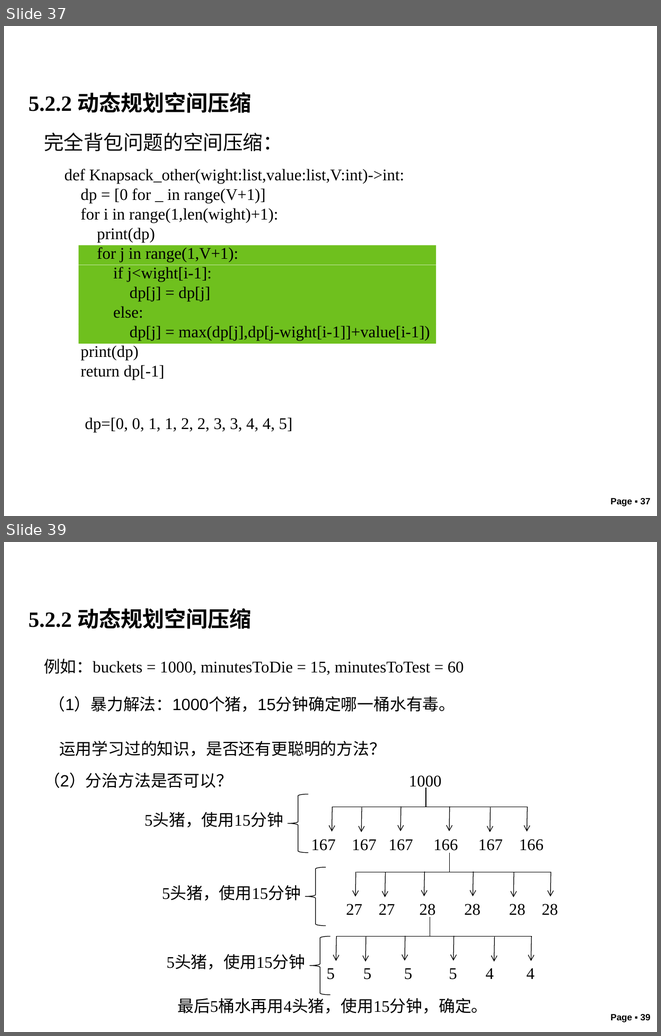
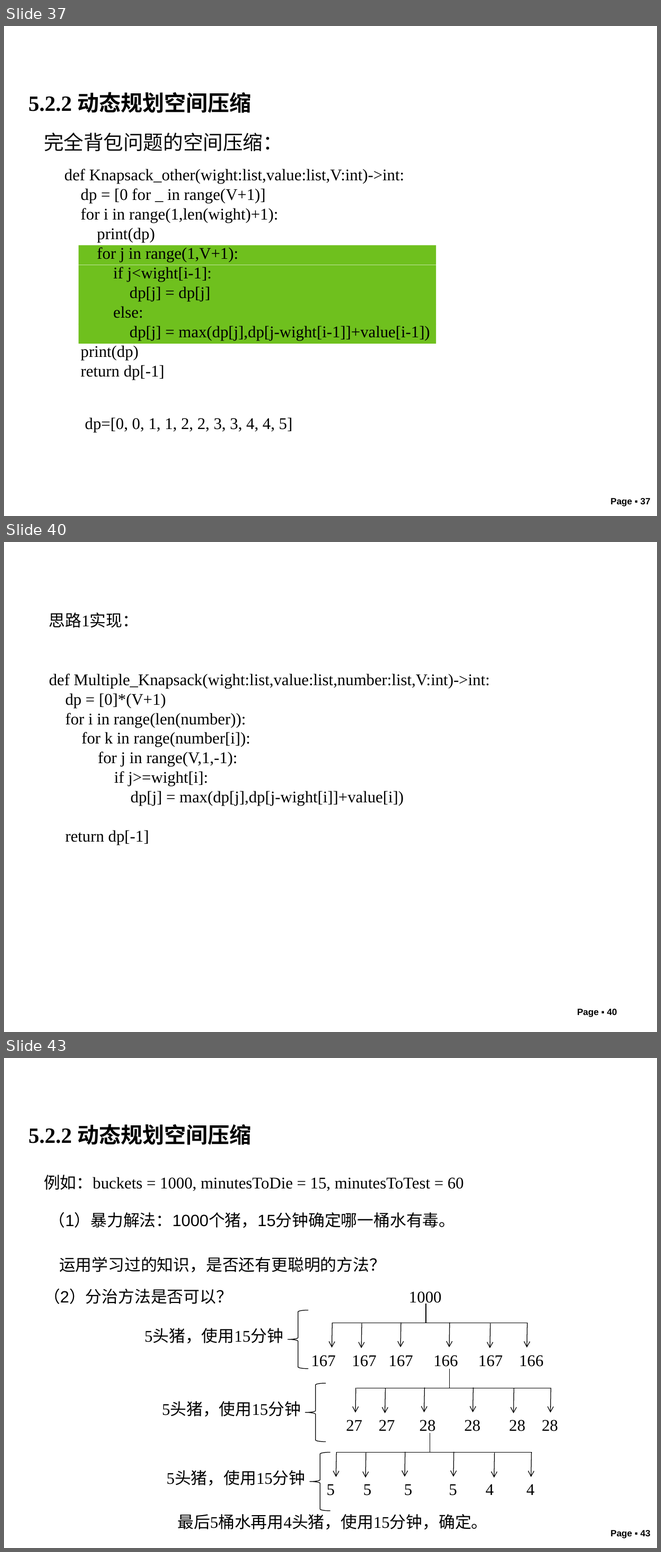
Before and after one commit to liutongling/DP, a slide deck: file/第5章 动态规划法.pptx. Shown one above the other, each under a label of ours: slides 37 and 39 before the commit, slides 37, 40 and 43 after it; the slides between them are not shown. The pictures are 661x1036 and 661x1552 pixels, drawn with LibreOffice and Linux fonts; fonts in the diff are those of the drawing; background and template pictures are left out. Boxes give left, top, right and bottom in pixels: in the first picture for what was removed or moved away, otherwise in the second. Text is boxed around its words. In the diff, an @@ line names an element or a change of style, - is before the commit and + after.

```diff
--- a/file/第5章 动态规划法.pptx
+++ b/file/第5章 动态规划法.pptx
@@ slide 40 added at box(4, 542, 657, 1032), background #FFFFFF @@
@@ text added at box(49, 612, 490, 845), 18 pt, text #000000 @@
+思路1实现：
+def Multiple_Knapsack(wight:list,value:list,number:list,V:int)->int:
+dp = [0]*(V+1)
+for i in range(len(number)):
+for k in range(number[i]):
+for j in range(V,1,-1):
+if j>=wight[i]:
+dp[j] = max(dp[j],dp[j-wight[i]]+value[i])
+return dp[-1]
@@ page number added at box(577, 1008, 617, 1017), 10 pt, text #000000, bold @@
+Page ▪ 40
@@ what was slide 39 is now slide 43 @@
@@ page number at box(610, 1530, 651, 1538): text changed @@
-Page ▪ 39
+Page ▪ 43
```
Also in this commit, not shown: 3 slides changed, 1 other slide added, 2 other files.
